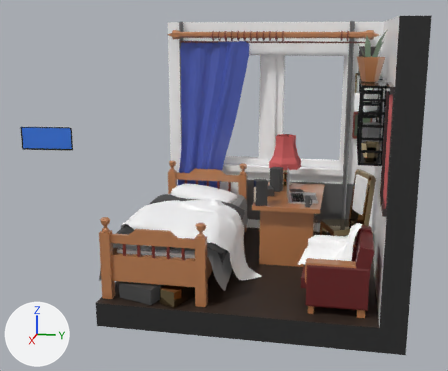
One commit to the glTF model public/models/isometric_room_fin_3.glb: the scene before it, then after it.
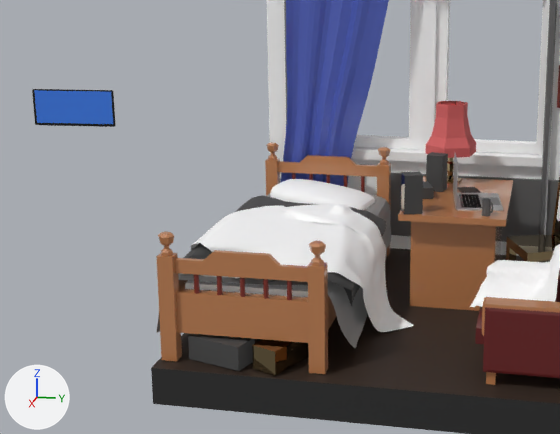
Each version is shown whole from a camera (50 mm lens) standing at (4.92, 0.73, 1.9) and looking at (0.03, -0.25, 0.68), then close up on the part from 0% to 79% of the width and 19% to 93% of the height. Every picture has the same lights, and +X, +Y and +Z are marked at lower left. Where no turn or scale is listed for an object, it has been applied to the vertices.

The scene before the commit, as lines of its bpy script (objects in view):
```python
me_cube_003 = bpy.data.meshes.new('Cube.003')
me_cube_003.from_pydata(...)  # 293 vertices, 423 faces; spans x -0.018..0.019, y -0.177..0.177, z -0.078..0.078
# faces by material slot: [341, 80, 2]
me_cube_003.materials.append(mat_aluminium_001)  # light grey #cccccc
me_cube_003.materials.append(mat_matte_002)  # black #000000
me_cube_003.materials.append(mat_screen_002)  # blue #3e7ce7
me_cylinder_006_0_005 = bpy.data.meshes.new('Cylinder.006_0.005')
me_cylinder_006_0_005.from_pydata(...)  # 725 vertices, 1446 faces; spans x -0.04..0.06, y -0.4..0.33, z -1.83..-0.03
me_cylinder_006_0_005.materials.append(mat_shade_016)  # blue #5060b5
me_cylinder_010_0_005 = bpy.data.meshes.new('Cylinder.010_0.005')
me_cylinder_010_0_005.from_pydata(...)  # 18 vertices, 28 faces; spans x -0.02..0.02, y -0.02..0.02, z -1.02..1.02
me_cylinder_010_0_005.materials.append(mat_tubes_005)  # grey #757575
ob_cylinder_006_0 = bpy.data.objects.new('Cylinder.006_0', me_cylinder_006_0_005)
ob_cylinder_006_0.location = (-0.91, -0.525, 1.865)
ob_cylinder_010_0 = bpy.data.objects.new('Cylinder.010_0', me_cylinder_010_0_005)
ob_cylinder_010_0.location = (-0.958, 0.73, 0.985)
ob_screen_001 = bpy.data.objects.new('screen.001', me_cube_003)
ob_screen_001.location = (1.117, -1.237, 1.216)
# also in view: 'Cube.001_0' at (-0.35, 0.27, 0.27); 'Cylinder.015_0' at (0.89, -0.59, 0.38); 'Cube.006_0' at (-0.86, -0.59, 0.29); 'Plane.007_0' at (0.29, -0.47, 0.27); 'Cube_1' at (0.01, 0.0, 0.0)
```
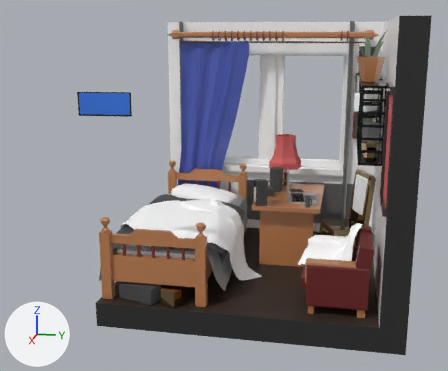
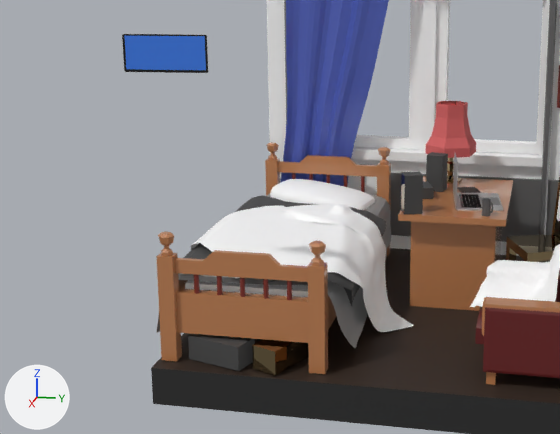
What differs and where, as boxes [x1, y1, x2, y2] in the close-ups (560 x 434 px):
'screen.001', moved: before [32, 89, 116, 127]; after [122, 34, 208, 73]

Edits to the bpy script that builds the scene:
```text
Change ob_screen_001:
    ob_screen_001.location: (1.117, -1.237, 1.216) -> (1.117, -0.816, 1.454)
```
